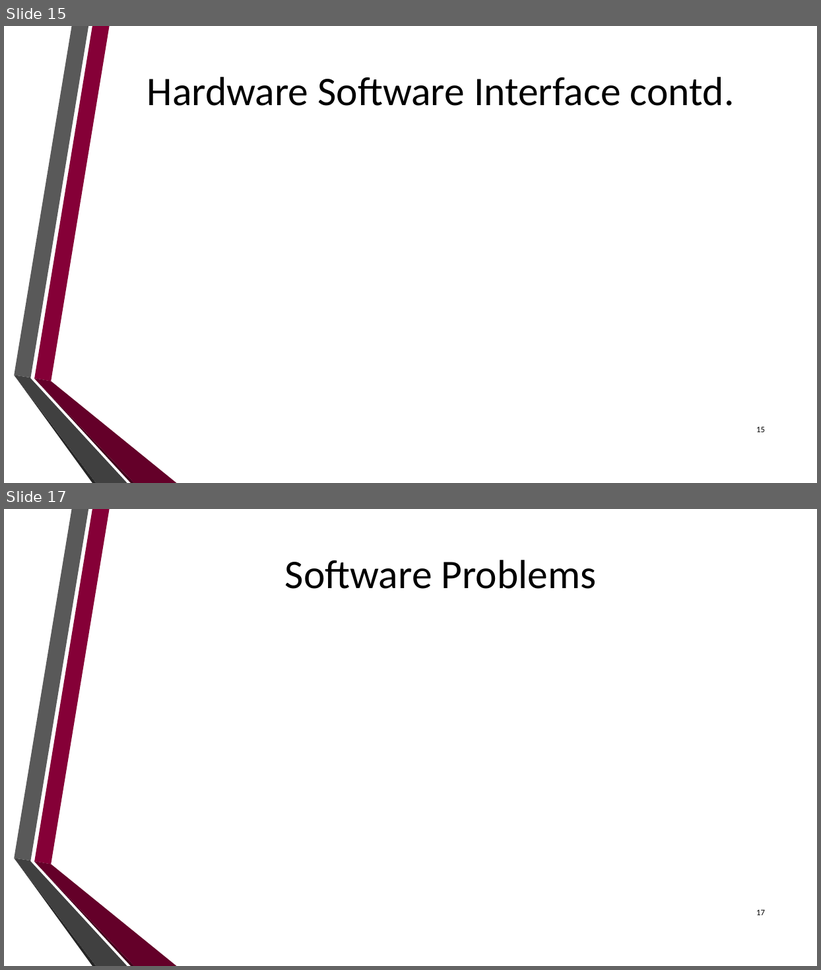
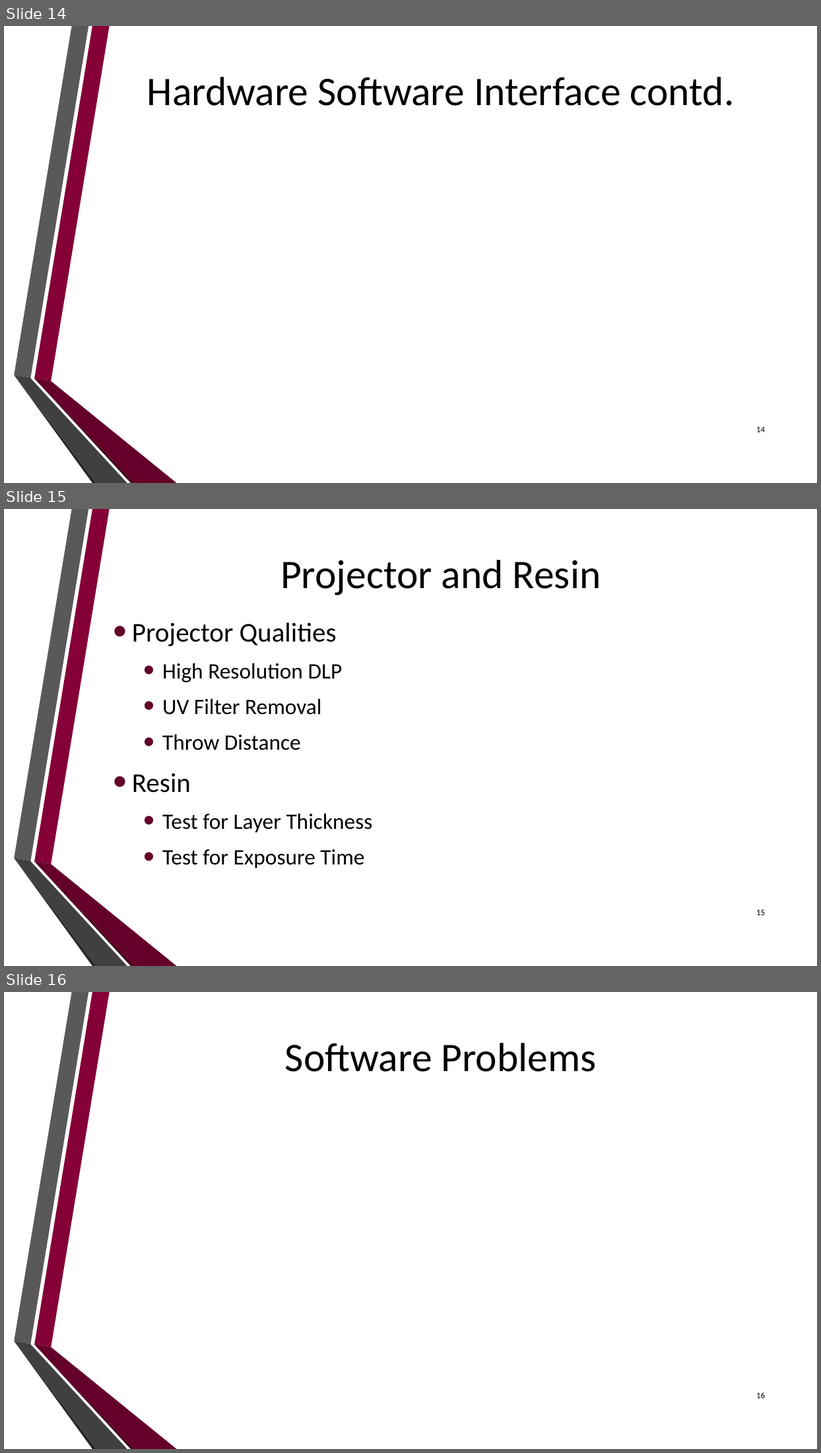
Before and after one commit to dan-olsen/SeniorDesign, a slide deck: Presentations/DesignPres/DesignPres-75.pptx. Shown one above the other, each under a label of ours: slides 15 and 17 before the commit, slides 14, 15 and 16 after it; the slides between them are not shown. The pictures are 821x970 and 821x1453 pixels, drawn with LibreOffice and Linux fonts; fonts in the diff are those of the drawing; background and template pictures are left out. Boxes give left, top, right and bottom in pixels: in the first picture for what was removed or moved away, otherwise in the second. Text is boxed around its words. In the diff, an @@ line names an element or a change of style, - is before the commit and + after.

```diff
--- a/Presentations/DesignPres/DesignPres-75.pptx
+++ b/Presentations/DesignPres/DesignPres-75.pptx
@@ slide 15 added at [4,509,817,966], background picture (left out); not listed: 6 template elements that a slide beside it also shows @@
@@ title added at [281,560,601,595], 48 pt, text #000000 @@
+Projector and Resin
@@ text added at [132,623,373,869], 26 pt, text #000000 @@
+• Projector Qualities
+  • High Resolution DLP
+  • UV Filter Removal
+  • Throw Distance
+• Resin
+  • Test for Layer Thickness
+  • Test for Exposure Time
@@ page number added at [756,910,765,916], 10 pt, text #000000 @@
+15
@@ what was slide 15 is now slide 14 @@
@@ page number at [756,427,765,433]: text changed @@
-15
+14
@@ what was slide 17 is now slide 16 @@
@@ page number at [756,1393,765,1399]: text changed @@
-17
+16
```
Also in this commit, not shown: 3 slides changed, 1 other slide added, 3 slides removed.
